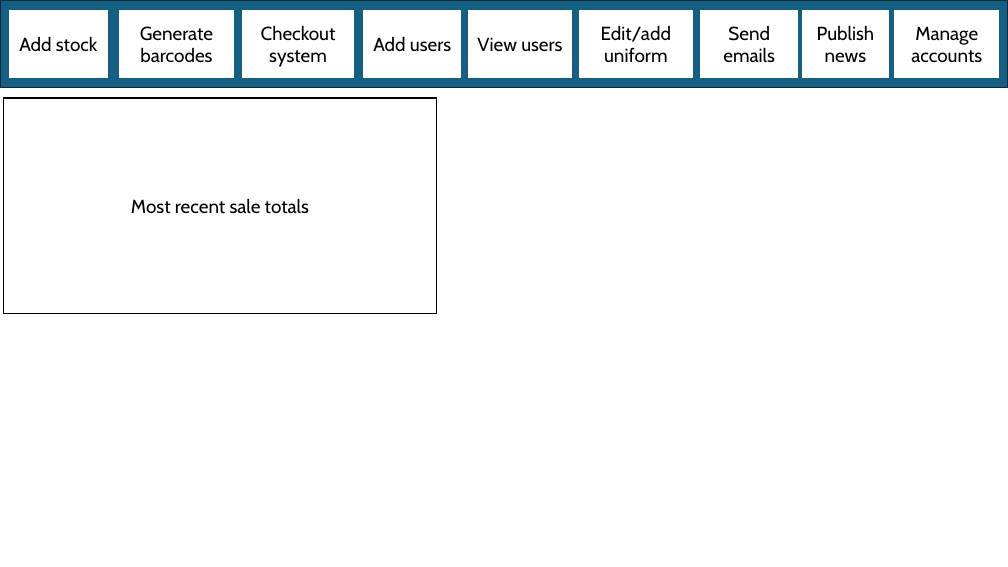
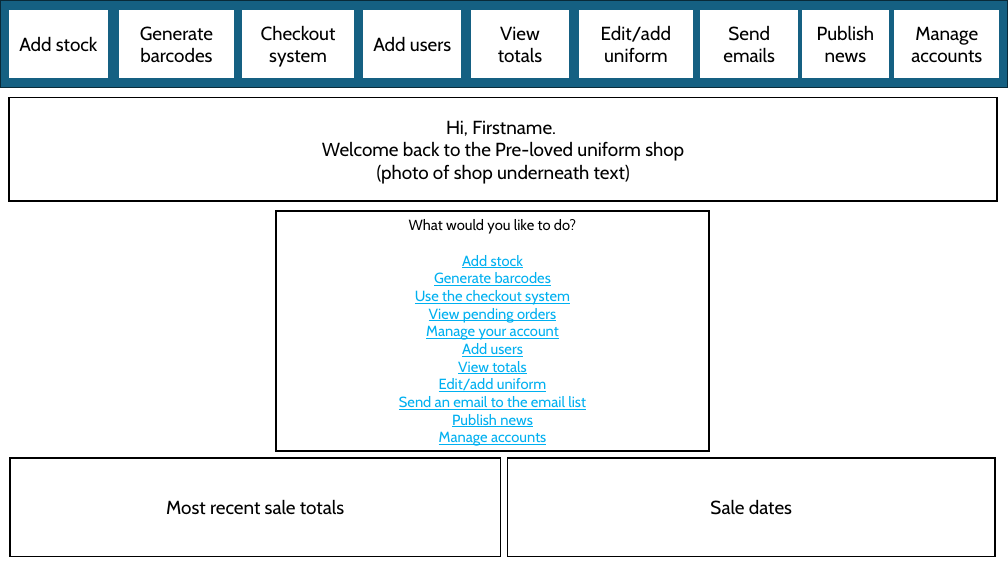
Before and after one commit to programmer647/Coursework, a slide deck: slide 9 of Writeup/Page designs.pptx. Drawn at 1008x567 pixels with LibreOffice and Linux fonts; fonts in the diff are those of the drawing. Boxes give left, top, right and bottom in pixels: in the first picture for what was removed or moved away, otherwise in the second. Text is boxed around its words. In the diff, an @@ line names an element or a change of style, - is before the commit and + after.

```diff
--- a/Writeup/Page designs.pptx
+++ b/Writeup/Page designs.pptx
@@ text in rectangle at bbox=[498, 26, 542, 63]: text changed @@
-View users
+View totals
@@ rectangle added at bbox=[9, 98, 997, 201], fill #FFFFFF, outline #000000 1.5 pt, 18 pt, text #000000 @@
+Hi, Firstname.
+Welcome back to the Pre-loved uniform shop
+(photo of shop underneath text)
@@ rectangle added at bbox=[276, 211, 709, 451], fill #FFFFFF, outline #000000 1.5 pt, 14 pt, text #00B0F0, underline @@
+What would you like to do?
+Add stock
+Generate barcodes
+Use the checkout system
+View pending orders
+Manage your account
+Add users
+View totals
+Edit/add uniform
+Send an email to the email list
+Publish news
+Manage accounts
@@ rectangle "Most recent sale totals": place and size @@
-rectangle "Most recent sale totals" at bbox=[4, 98, 436, 314]
+rectangle "Most recent sale totals" at bbox=[10, 458, 501, 557]
@@ rectangle added at bbox=[507, 458, 995, 557], fill #FFFFFF, outline #000000 1.5 pt, 18 pt, text #000000 @@
+Sale dates
```
Also in this commit, not shown: 1 other slide changed, 1 slide added, 3 other files.
